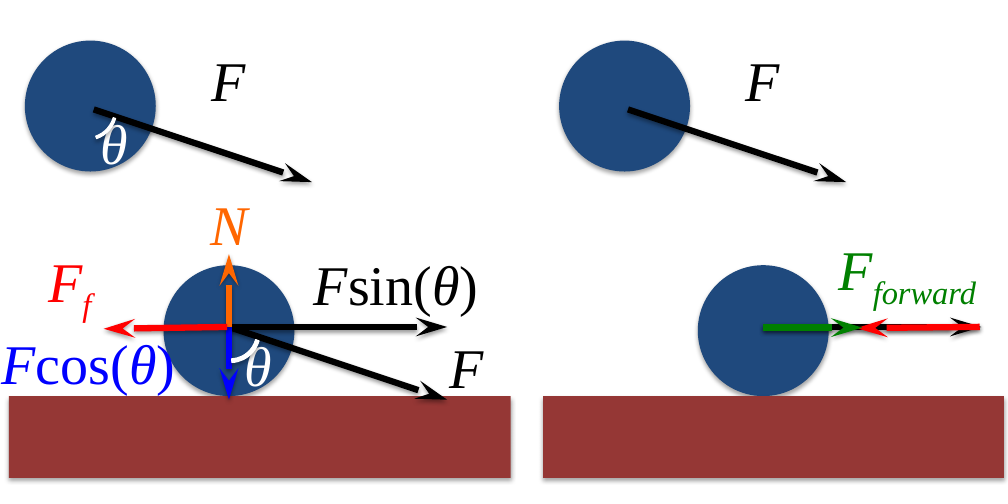
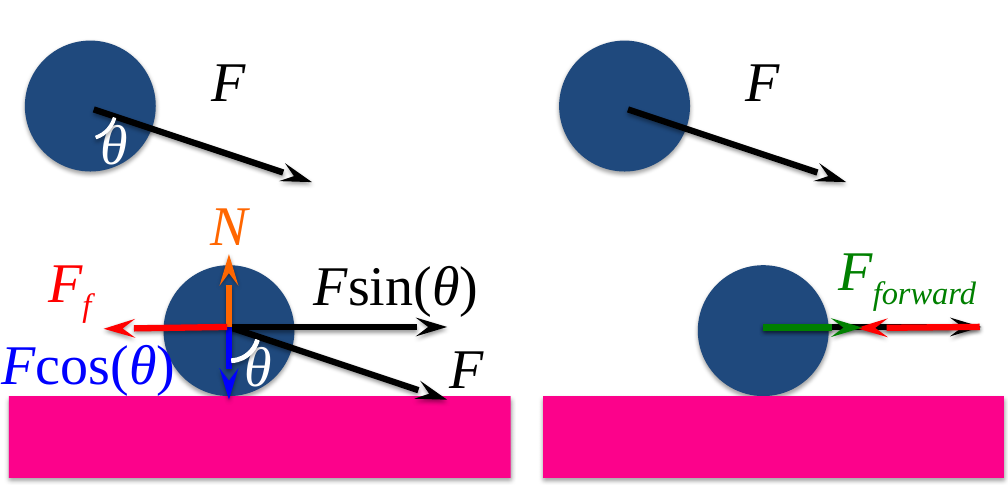
Before and after one commit to aabecker/SwarmPublications, a slide deck: slide 1 of RA-L/pictures/pdf/friction.pptx. Drawn at 1008x504 pixels with LibreOffice and Linux fonts; fonts in the diff are those of the drawing. Boxes give left, top, right and bottom in pixels: in the first picture for what was removed or moved away, otherwise in the second. Text is boxed around its words. In the diff, an @@ line names an element or a change of style, - is before the commit and + after.

```diff
--- a/RA-L/pictures/pdf/friction.pptx
+++ b/RA-L/pictures/pdf/friction.pptx
@@ rectangle at (9, 396, 511, 478): fill #953735 to #FC028B @@
@@ rectangle at (543, 396, 1004, 478): fill #953735 to #FC028B @@
```
Also in this commit, not shown: 32 other files.
